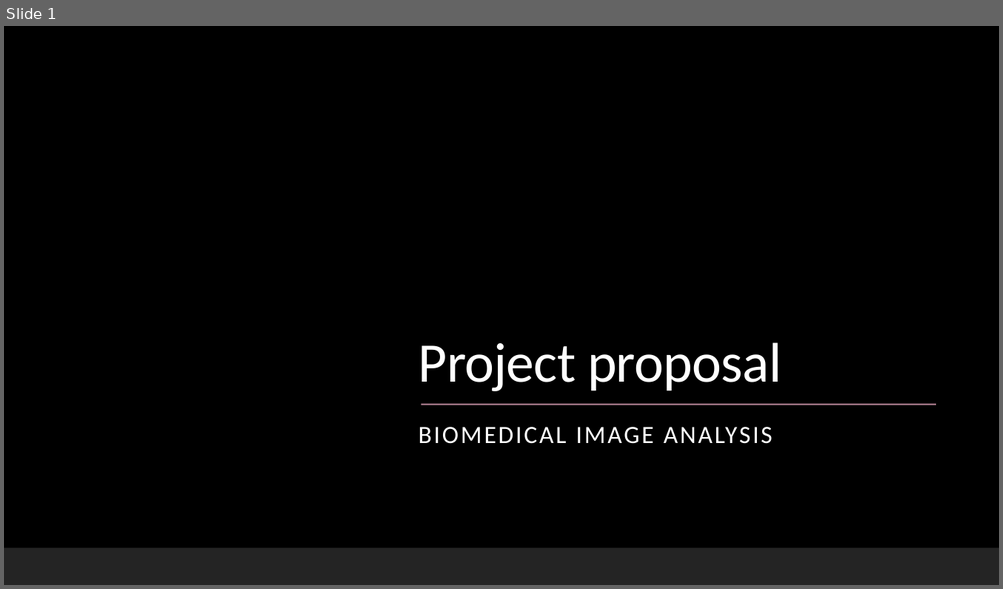
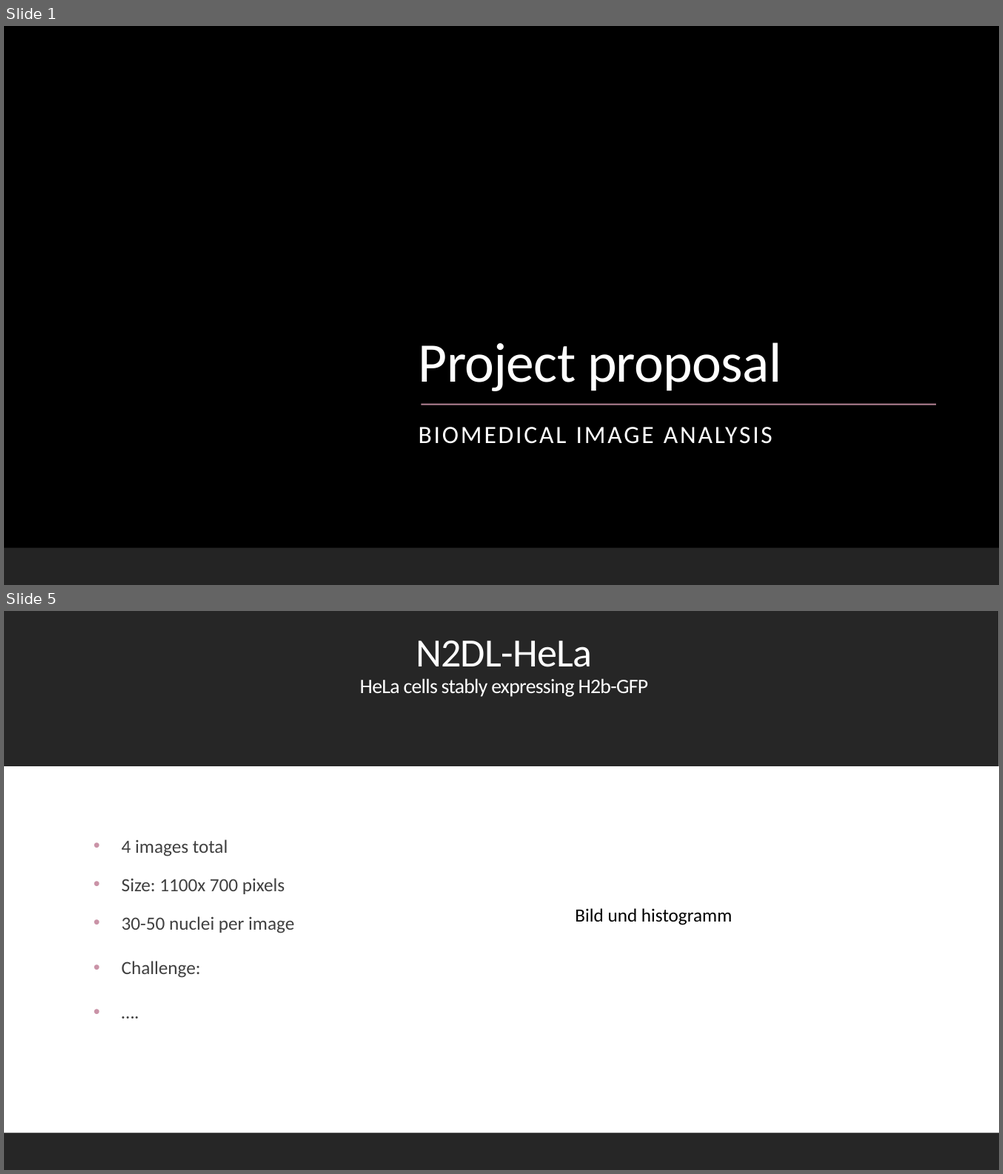
Before and after one commit to datascience-mobi-2022/2022-topic-01-team-04, a slide deck: presentation/layout.pptx. Shown one above the other, each under a label of ours: slide 1 before the commit, slides 1 and 5 after it; the slides between them are not shown. The pictures are 1003x589 and 1003x1174 pixels, drawn with LibreOffice and Linux fonts; fonts in the diff are those of the drawing; background and template pictures are left out. Boxes give left, top, right and bottom in pixels: in the first picture for what was removed or moved away, otherwise in the second. Text is boxed around its words. In the diff, an @@ line names an element or a change of style, - is before the commit and + after.

```diff
--- a/presentation/layout.pptx
+++ b/presentation/layout.pptx
@@ slide 5 added at [4, 611, 999, 1170], background #FFFFFF @@
@@ rectangle added at [4, 611, 999, 1170], fill #FFFFFF @@
@@ rectangle added at [4, 611, 999, 766], fill #262626 @@
@@ title added at [360, 641, 649, 697], 19.8 pt, text #FFFFFF @@
+N2DL-HeLa
+HeLa cells stably expressing H2b-GFP
@@ text added at [122, 840, 294, 978], 18 pt, text #404040 @@
+• 4 images total
+• Size: 1100x 700 pixels
+• 30-50 nuclei per image
+• Challenge:
+• ….
@@ text added at [575, 908, 731, 925], 18 pt, text #000000 @@
+Bild und histogramm
@@ rectangle added at [4, 1133, 999, 1170], fill #262626 @@
```
Also in this commit, not shown: 4 other slides added, 2 slides removed.
